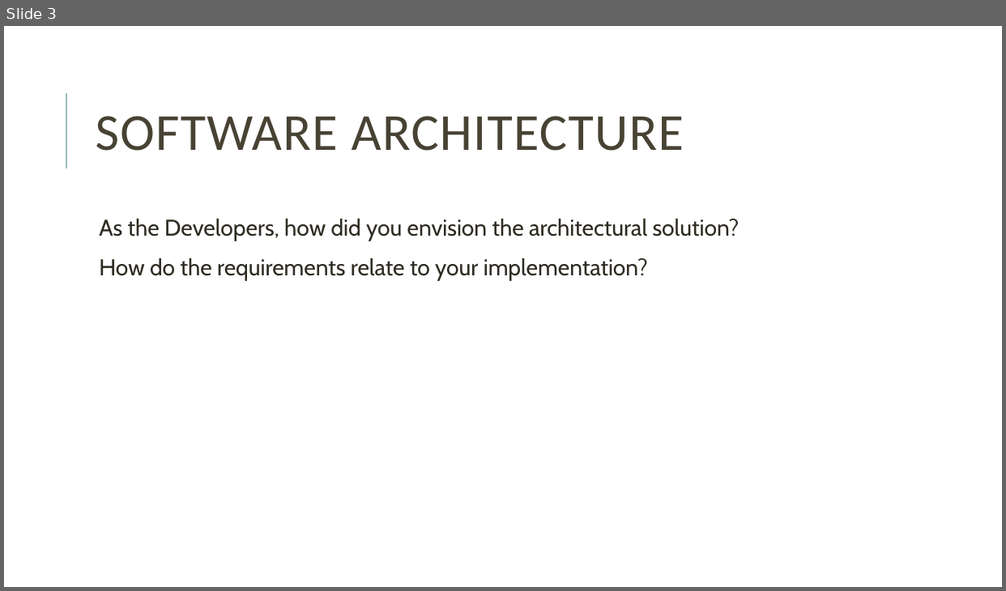
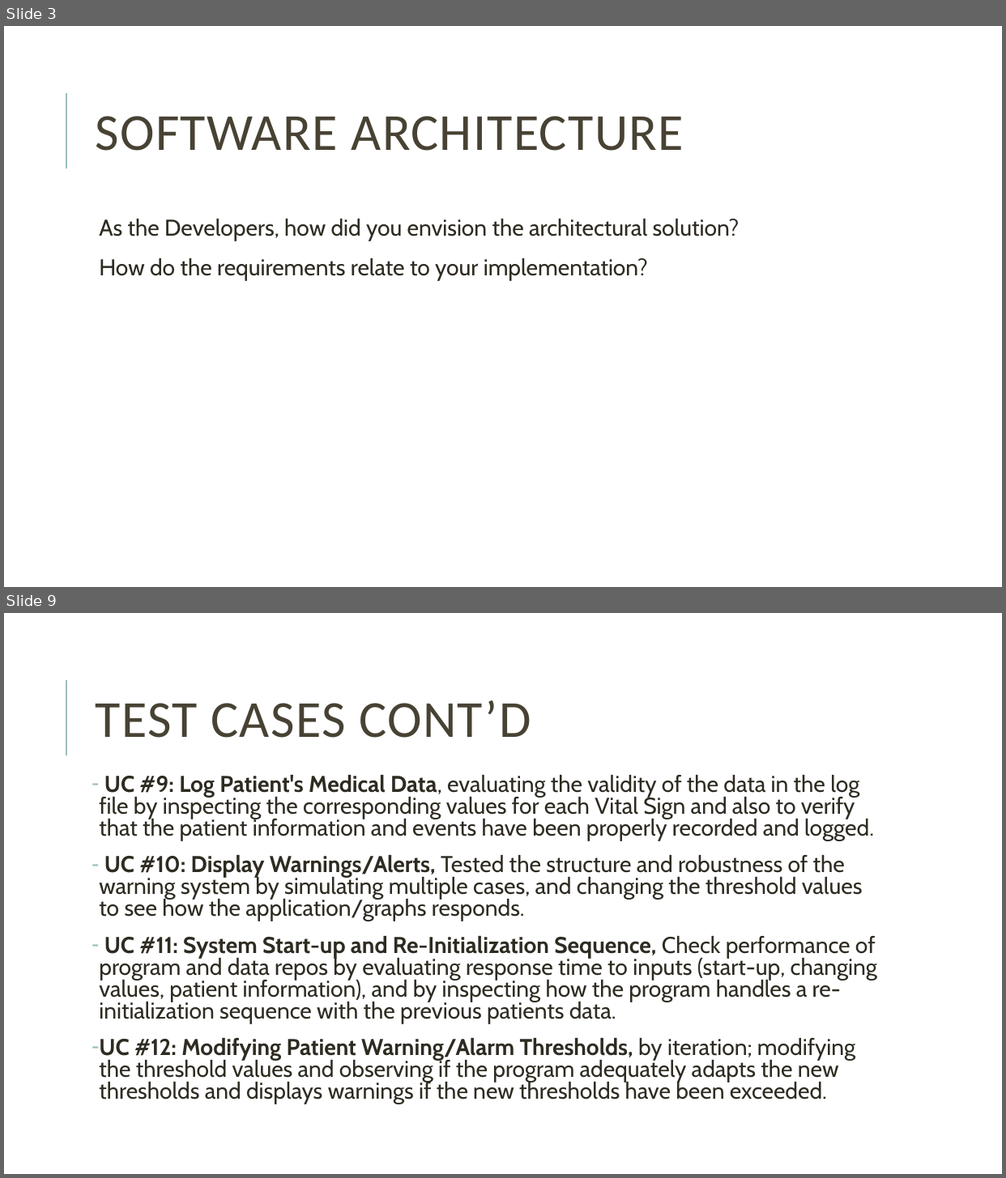
Before and after one commit to razr22/PatientMonitoringSystem, a slide deck: Patient Monitoring System.pptx. Shown one above the other, each under a label of ours: slide 3 before the commit, slides 3 and 9 after it; the slides between them are not shown. The pictures are 1006x591 and 1006x1178 pixels, drawn with LibreOffice and Linux fonts; fonts in the diff are those of the drawing. Boxes give left, top, right and bottom in pixels: in the first picture for what was removed or moved away, otherwise in the second. Text is boxed around its words. In the diff, an @@ line names an element or a change of style, - is before the commit and + after.

Commit message:
Presentation
Added Test Cases.

```diff
--- a/Patient Monitoring System.pptx
+++ b/Patient Monitoring System.pptx
@@ slide 9 added at <box>4,613,1002,1174</box>, background #FFFFFF; not listed: 1 template element that a slide beside it also shows @@
@@ title added at <box>96,700,531,738</box>, 50 pt, text #474233 @@
+TEST CASES CONT’D
@@ text added at <box>99,775,877,1104</box>, 22 pt, text #2E2B21 @@
+– UC #9: Log Patient's Medical Data, evaluating the validity of the data in the log file by inspecting the corresponding values for each Vital Sign and also to verify that the patient information and events have been properly recorded and logged.
+– UC #10: Display Warnings/Alerts, Tested the structure and robustness of the warning system by simulating multiple cases, and changing the threshold values to see how the application/graphs responds.
+– UC #11: System Start-up and Re-Initialization Sequence, Check performance of program and data repos by evaluating response time to inputs (start-up, changing values, patient information), and by inspecting how the program handles a re-initialization sequence with the previous patients data.
+– UC #12: Modifying Patient Warning/Alarm Thresholds, by iteration; modifying the threshold values and observing if the program adequately adapts the new thresholds and displays warnings if the new thresholds have been exceeded.
```
Also in this commit, not shown: 2 slides changed, 2 other slides added.
